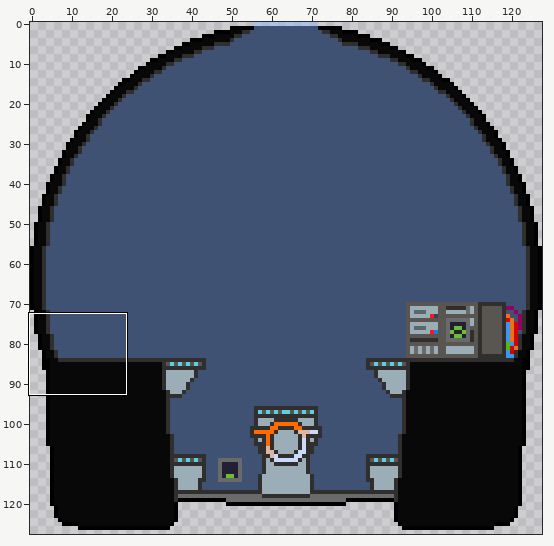
Two states of a sprite sheet, ressources/Ship_anim/ship_body_int/ship_int1.png. The first picture is a wide view before the edit; the outline marks the close-up.
Close-up. The starting point:
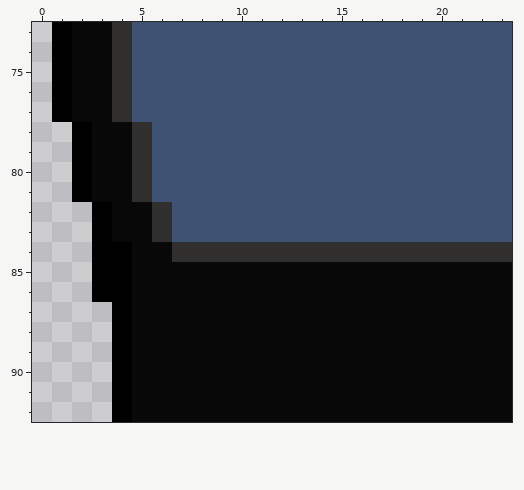
The file is 128x128 pixels. Shown: x 0..23, y 73..92. The commit also changed other parts of the picture, which this record leaves out.
The result:
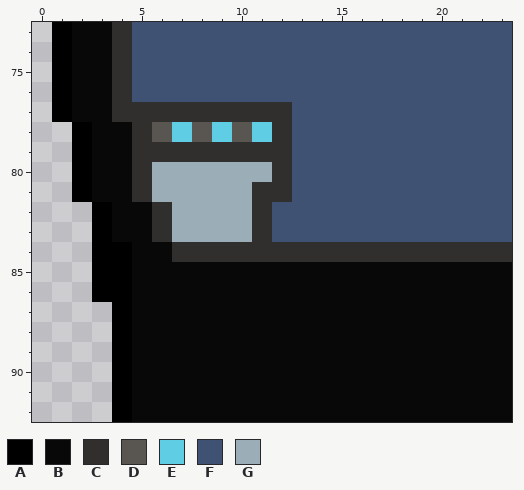
Palette (. is transparent): A #000000  B #080808  C #302f2d  D #595652  E #5fcde4  F #3f5274  G #9badb7
Difference:
@@ x 3..14 @@
 76 BCFFFFFFFFFF
-77 BCFFFFFFFFFF
-78 BBCFFFFFFFFF
-79 BBCFFFFFFFFF
-80 BBCFFFFFFFFF
-81 BBCFFFFFFFFF
-82 ABBCFFFFFFFF
-83 ABBCFFFFFFFF
+77 BCCCCCCCCCFF
+78 BBCDEDEDECFF
+79 BBCCCCCCCCFF
+80 BBCGGGGGGCFF
+81 BBCGGGGGCCFF
+82 ABBCGGGGCFFF
+83 ABBCGGGGCFFF
 84 AABBCCCCCCCC
